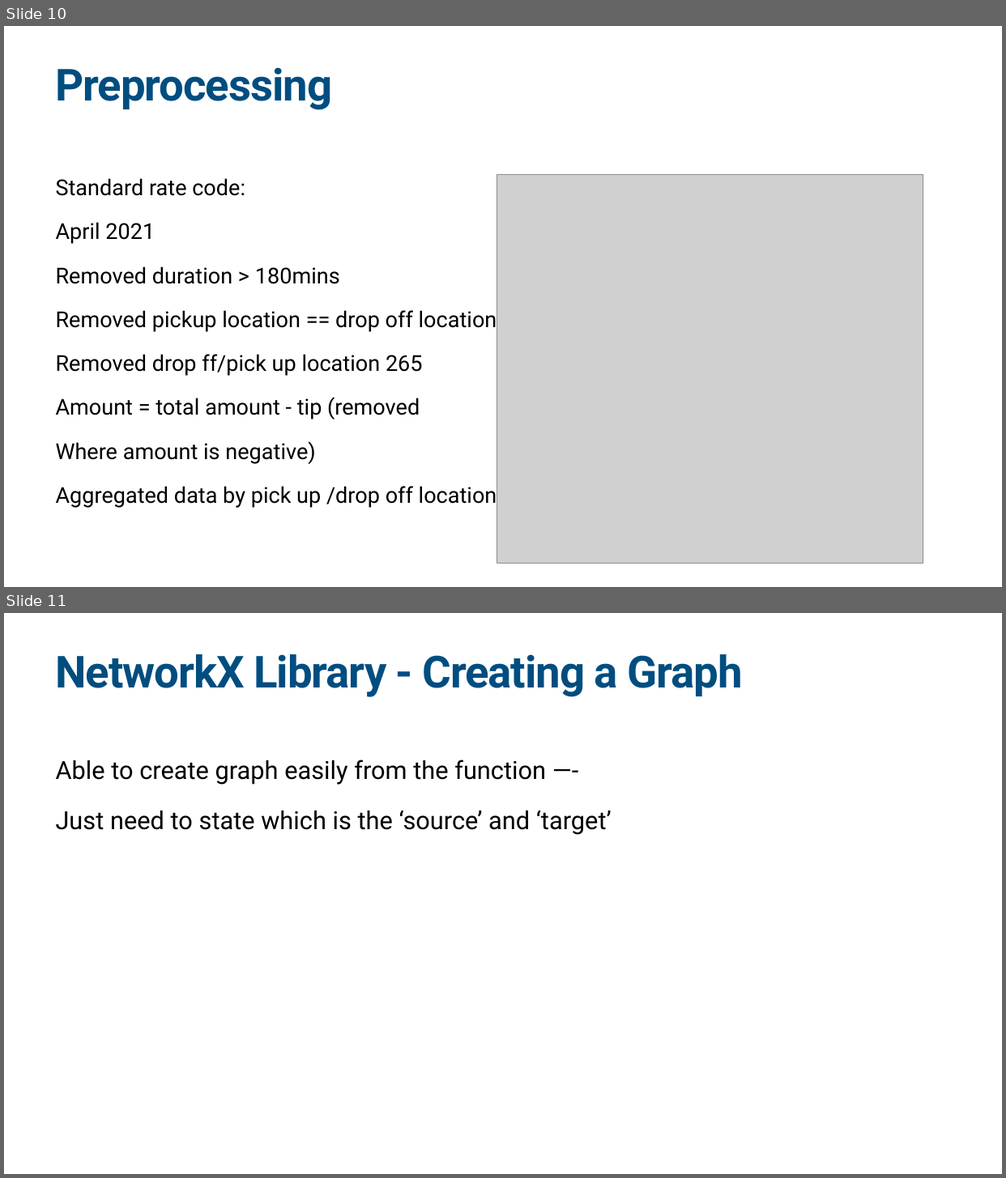
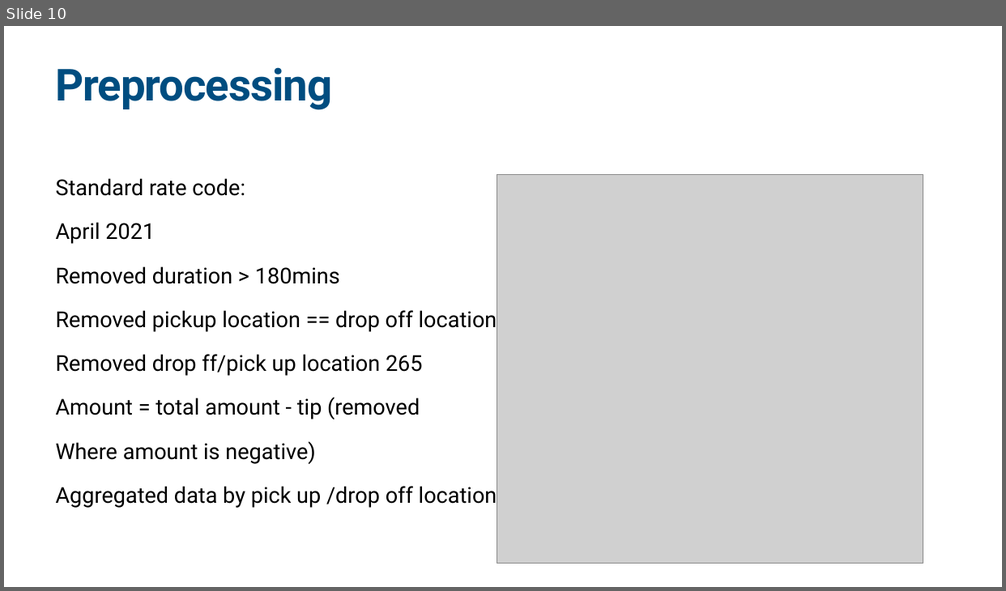
Before and after one commit to sfong8/networkX, a slide deck: Network_shareSession.pptx. Shown one above the other, each under a label of ours: slides 10 and 11 before the commit, slide 10 after it. The pictures are 1006x1178 and 1006x591 pixels, drawn with LibreOffice and Linux fonts; fonts in the diff are those of the drawing; grey boxes stand for pictures. Boxes give left, top, right and bottom in pixels: in the first picture for what was removed or moved away, otherwise in the second. Text is boxed around its words. In the diff, an @@ line names an element or a change of style, - is before the commit and + after.

```diff
--- a/Network_shareSession.pptx
+++ b/Network_shareSession.pptx
@@ slide 11 removed at (x1=4, y1=613, x2=1002, y2=1174), background #FFFFFF @@
@@ title removed at (x1=56, y1=654, x2=742, y2=697) @@
-NetworkX Library - Creating a Graph
@@ text removed at (x1=56, y1=760, x2=612, y2=835) @@
-Able to create graph easily from the function —-
-Just need to state which is the ‘source’ and ‘target’
```
Also in this commit, not shown: 3 slides changed, 11 slides added, 3 other slides removed, 9 other files.
